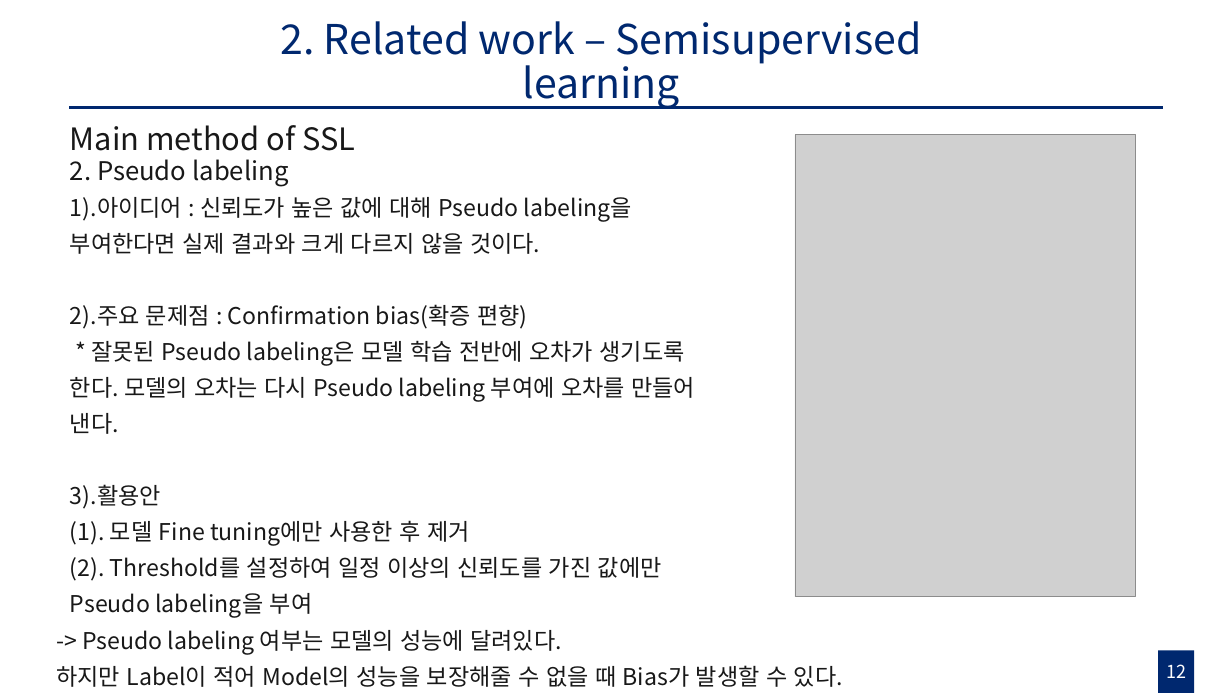
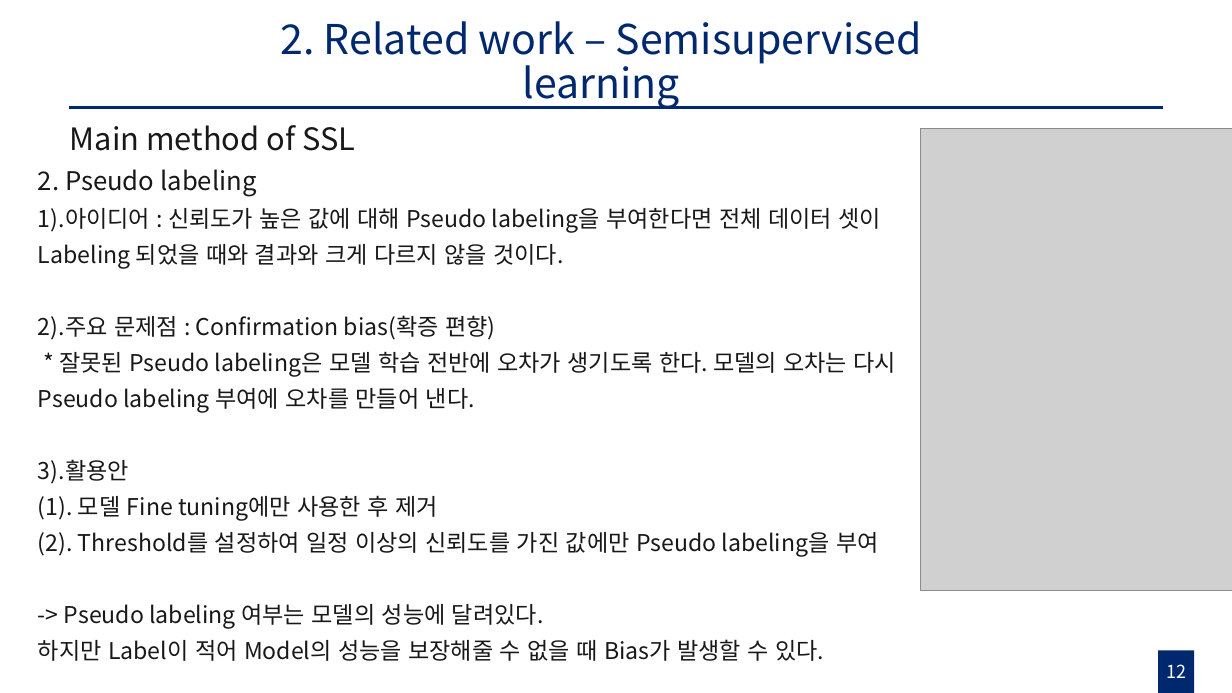
Before and after one commit to gusrn0505/TIL, a slide deck: slide 12 of Pseudo labeling with Coreset 초안.pptx. Drawn at 1232x693 pixels with LibreOffice and Linux fonts; fonts in the diff are those of the drawing; grey boxes stand for pictures. Boxes give left, top, right and bottom in pixels: in the first picture for what was removed or moved away, otherwise in the second. Text is boxed around its words. In the diff, an @@ line names an element or a change of style, - is before the commit and + after.

```diff
--- a/Pseudo labeling with Coreset 초안.pptx
+++ b/Pseudo labeling with Coreset 초안.pptx
@@ text "2. Pseudo labeling": place and size @@
-text "2. Pseudo labeling" at (70, 159, 695, 618)
+text "2. Pseudo labeling" at (38, 169, 897, 661)
@@ picture: place and size @@
-picture at (795, 135, 1135, 597)
+picture at (921, 128, 1232, 591)
@@ text at (38, 208, 881, 269): text changed @@
-1).아이디어 : 신뢰도가 높은 값에 대해 Pseudo labeling을 부여한다면 실제 결과와 크게 다르지 않을 것이다.
+1).아이디어 : 신뢰도가 높은 값에 대해 Pseudo labeling을 부여한다면 전체 데이터 셋이 Labeling 되었을 때와 결과와 크게 다르지 않을 것이다.
@@ text at (38, 604, 824, 661): paragraphs added @@
+-> Pseudo labeling 여부는 모델의 성능에 달려있다.
+하지만 Label이 적어 Model의 성능을 보장해줄 수 없을 때 Bias가 발생할 수 있다.
@@ text removed at (56, 630, 843, 687) @@
--> Pseudo labeling 여부는 모델의 성능에 달려있다.
-하지만 Label이 적어 Model의 성능을 보장해줄 수 없을 때 Bias가 발생할 수 있다.
```
Also in this commit, not shown: 17 other slides changed, 3 slides added, 1 slide removed, 5 other files.
